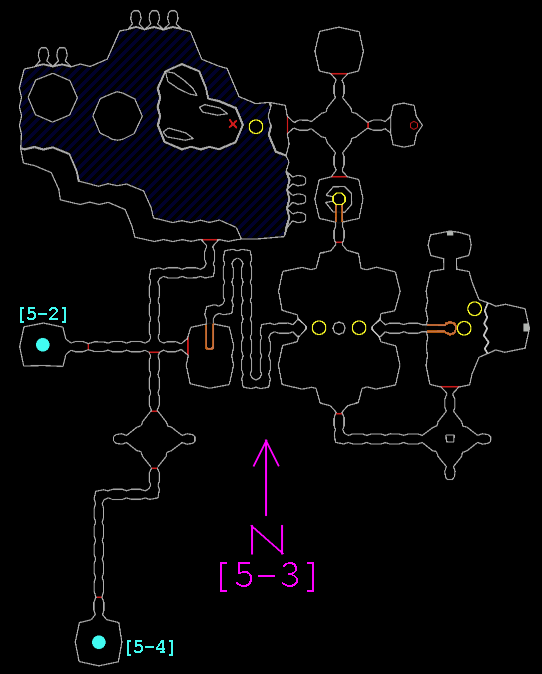
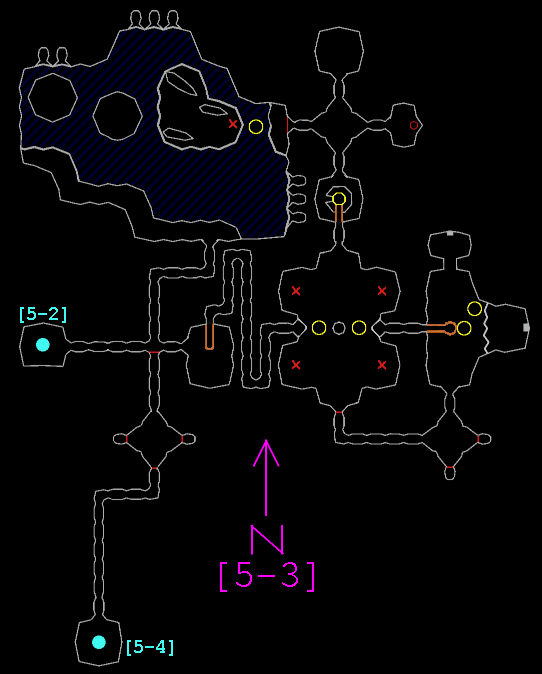
Layer changes from the first 542px x 674px image to the second:
painted on "Pasted Layer" over [87, 72, 480, 599]
